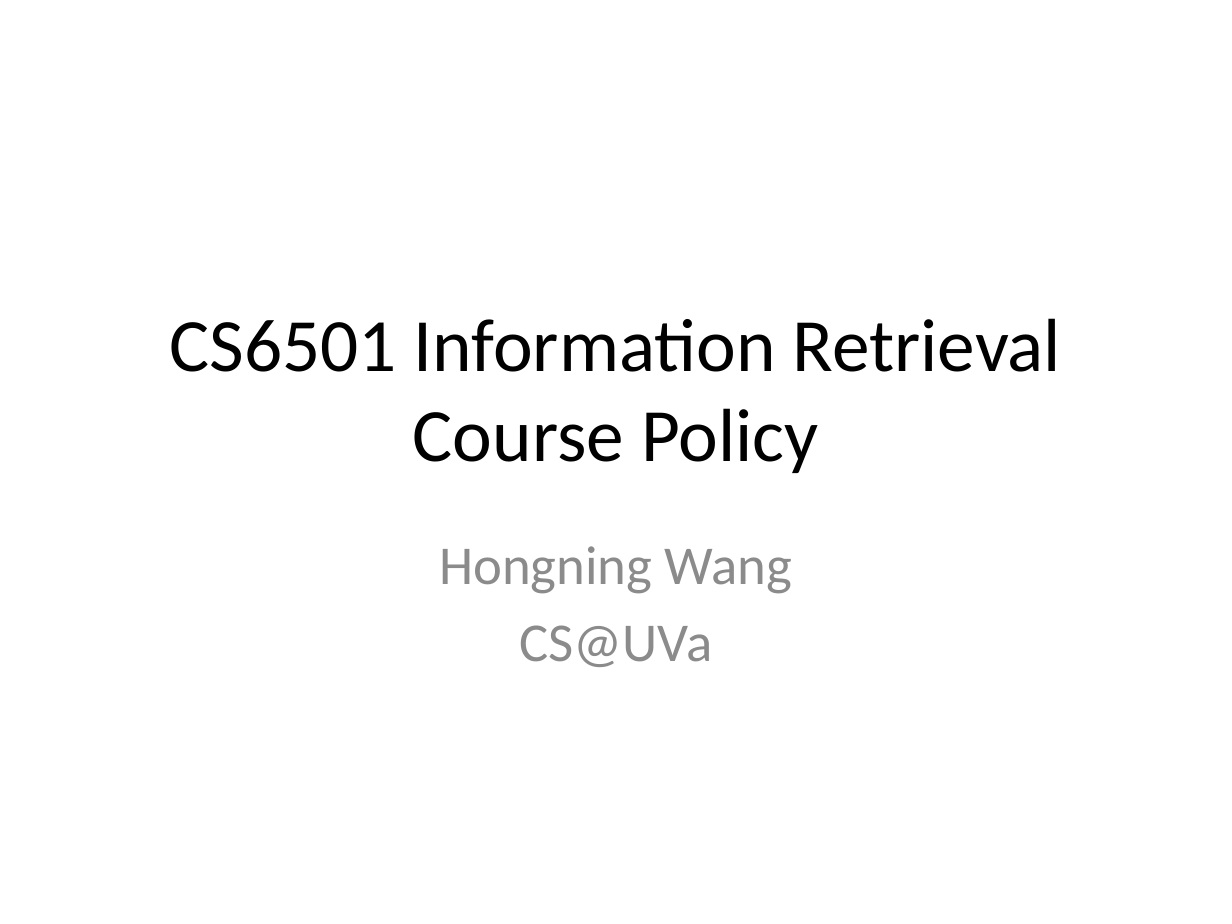
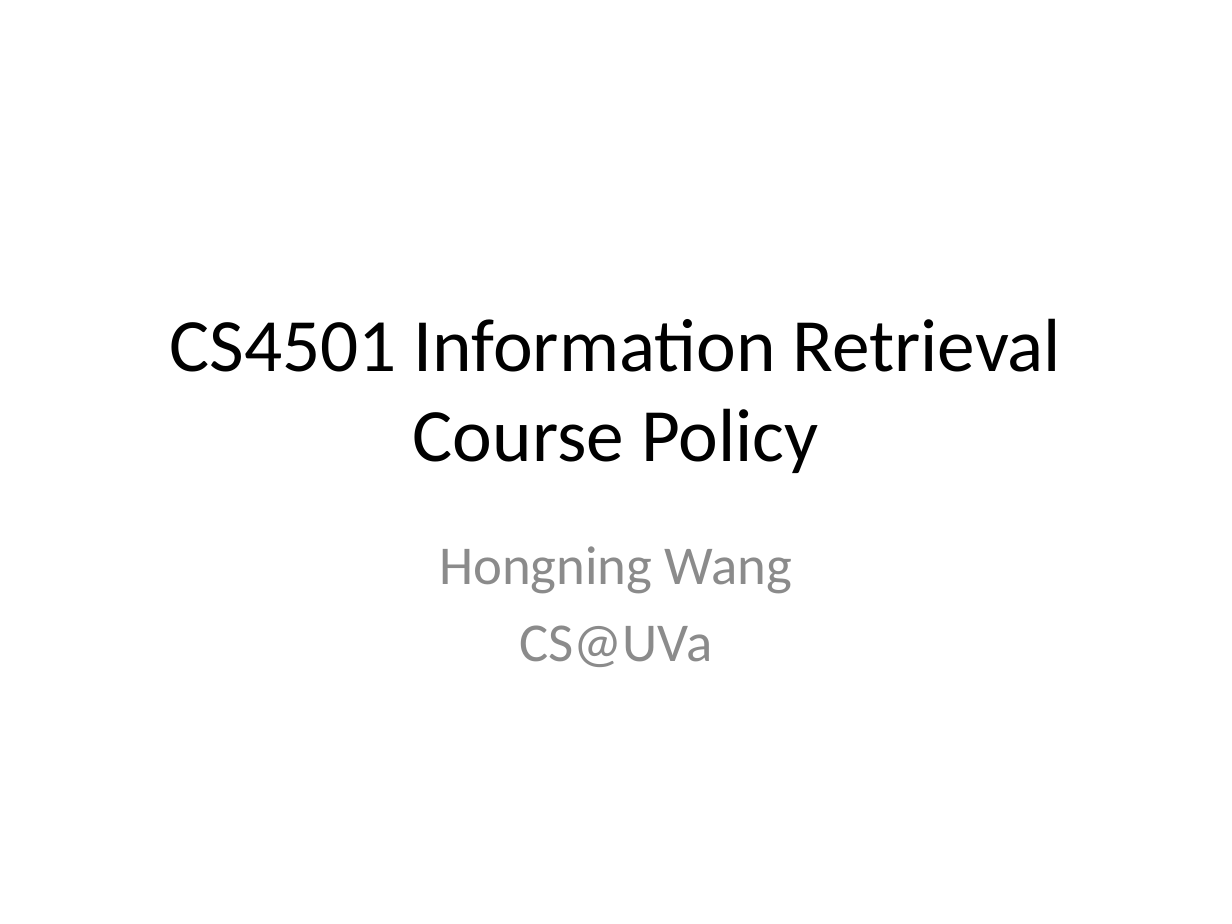
Before and after one commit to wang296/IR2015, a slide deck: slide 1 of docs/Course Policy.pptx. Drawn at 1232x924 pixels with LibreOffice and Linux fonts; fonts in the diff are those of the drawing. Boxes give left, top, right and bottom in pixels: in the first picture for what was removed or moved away, otherwise in the second. Text is boxed around its words. In the diff, an @@ line names an element or a change of style, - is before the commit and + after.

```diff
--- a/docs/Course Policy.pptx
+++ b/docs/Course Policy.pptx
@@ title at (169,318,1062,473): text changed @@
-CS6501 Information Retrieval Course Policy
+CS4501 Information Retrieval Course Policy
```
Also in this commit, not shown: 8 other slides changed, 3 slides added, 1 slide removed, 6 other files.
